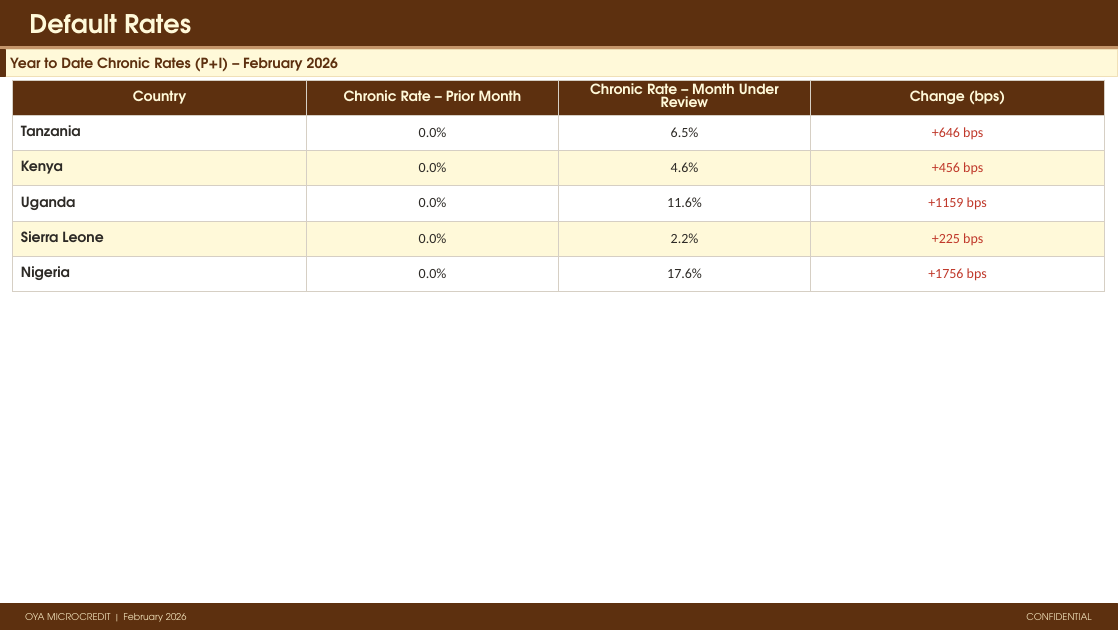
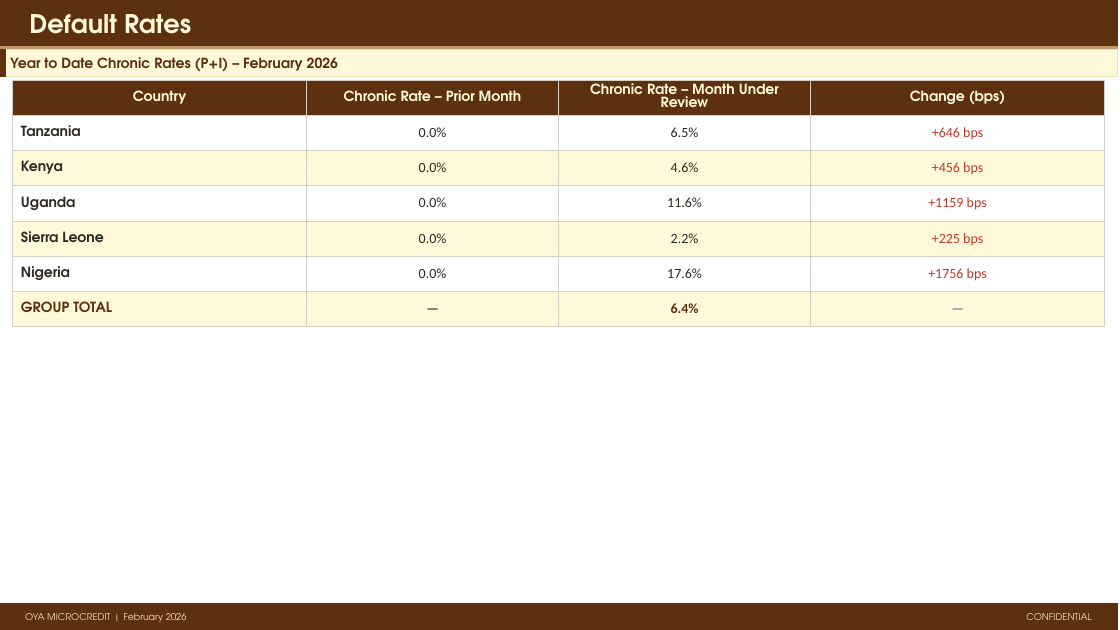
Before and after one commit to ikyei/oya-monthly, a slide deck: slide 7 of reports/2026-02.pptx. Drawn at 1120x630 pixels with LibreOffice and Linux fonts; fonts in the diff are those of the drawing. Boxes give left, top, right and bottom in pixels: in the first picture for what was removed or moved away, otherwise in the second. Text is boxed around its words. In the diff, an @@ line names an element or a change of style, - is before the commit and + after.

```diff
--- a/reports/2026-02.pptx
+++ b/reports/2026-02.pptx
@@ table at <box>13,80,1105,317</box> @@
+row 7: GROUP TOTAL | — | 6.4% | —
```
Also in this commit, not shown: 3 other slides changed, 4 other files.
